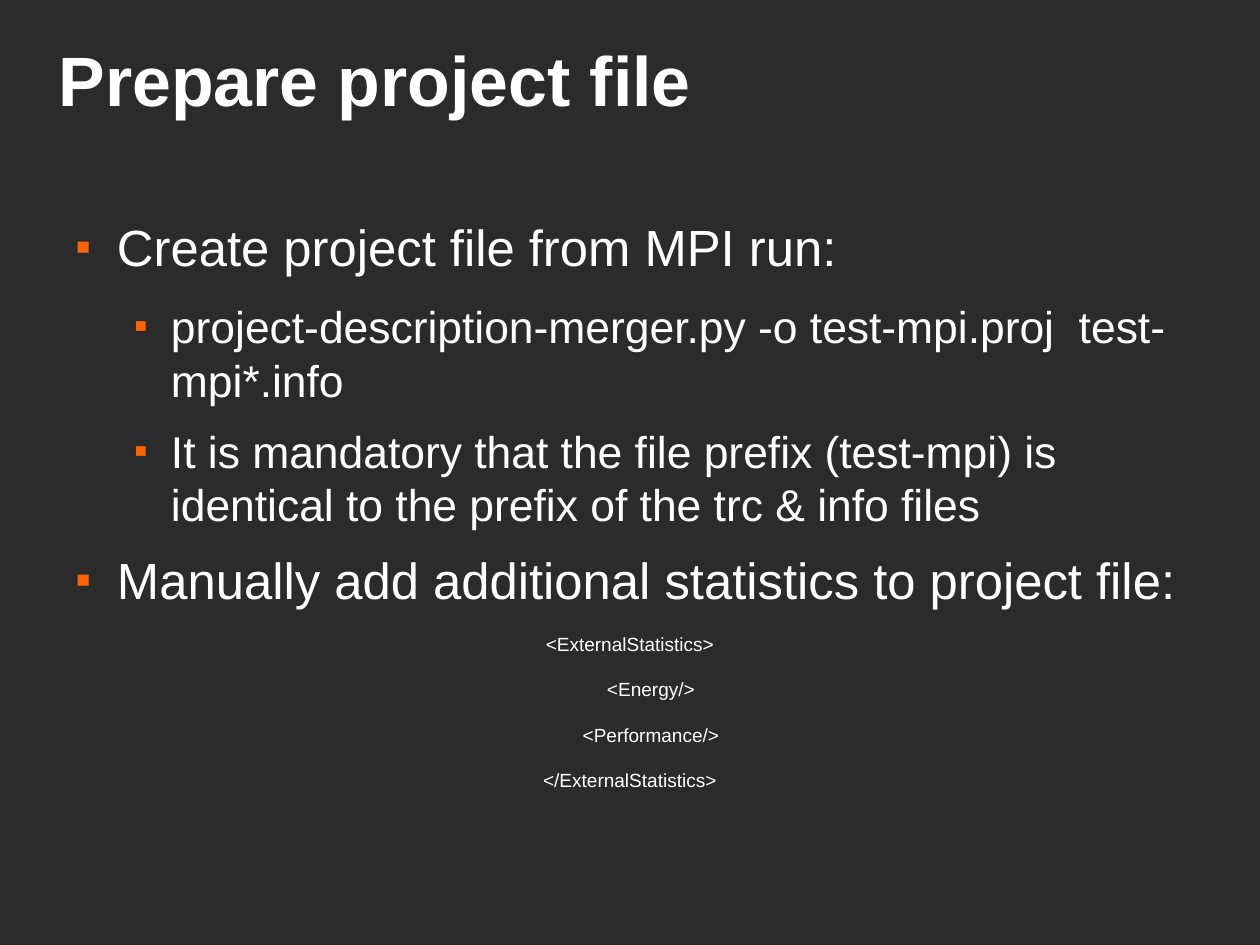
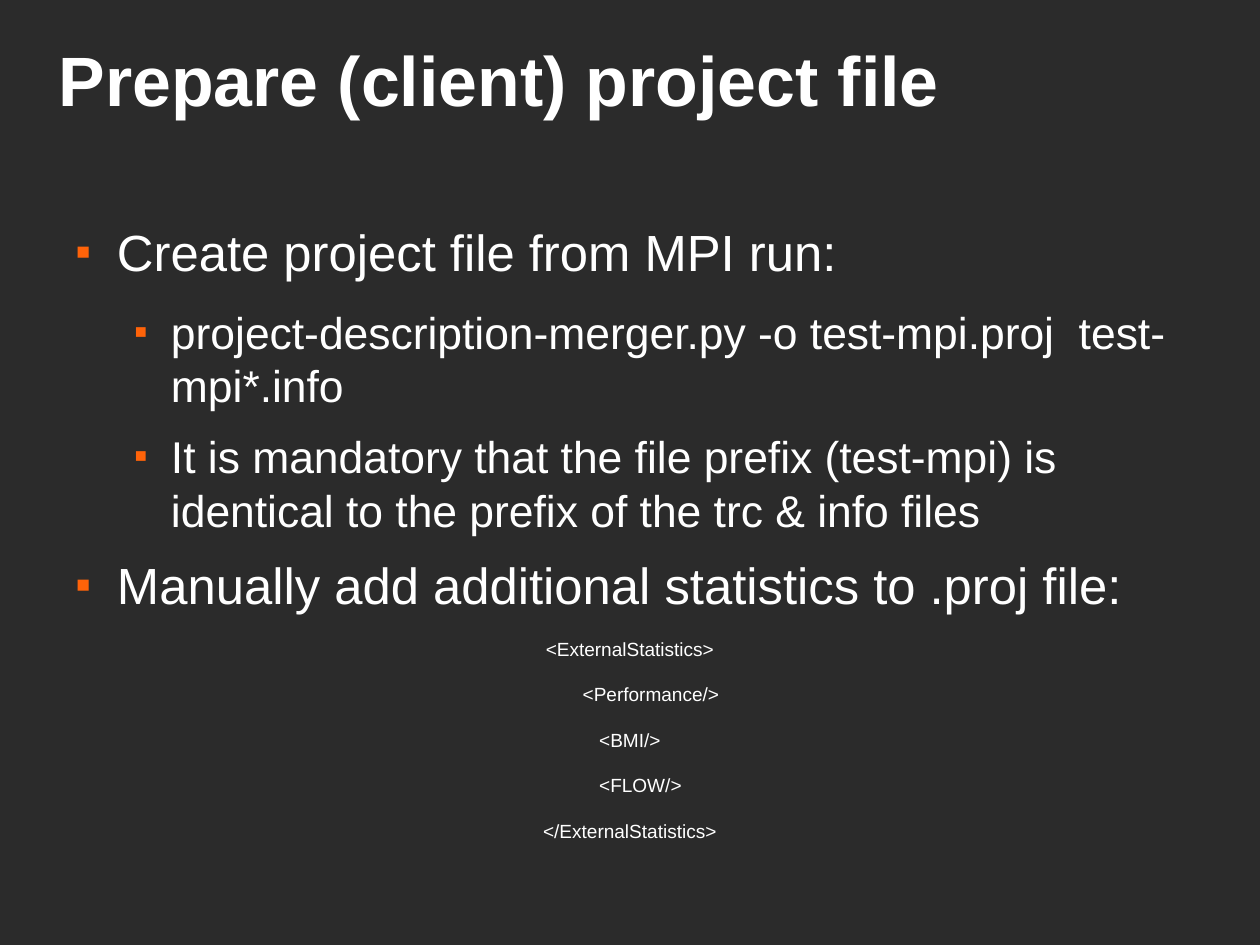
Before and after one commit to JulianKunkel/hdtrace-piosim, a slide deck: slide 6 of PIOsimHD-Doc/Presentations/pvs-cluster-version-2009-07-06.odp (slide 3 before the commit). Drawn at 1260x945 pixels with LibreOffice and Linux fonts; fonts in the diff are those of the drawing; background and template pictures are left out; a plain dark background stands for a picture behind light text. Boxes give left, top, right and bottom in pixels: in the first picture for what was removed or moved away, otherwise in the second. Text is boxed around its words. In the diff, an @@ line names an element or a change of style, - is before the commit and + after.

```diff
--- a/PIOsimHD-Doc/Presentations/pvs-cluster-version-2009-07-06.odp
+++ b/PIOsimHD-Doc/Presentations/pvs-cluster-version-2009-07-06.odp
@@ title at (59, 55, 939, 120): text changed @@
-Prepare project file
+Prepare (client) project file
@@ text at (117, 567, 1121, 615): text changed @@
-■ Manually add additional statistics to project file:
+■ Manually add additional statistics to .proj file:
@@ text at (607, 682, 695, 700): paragraph removed @@
-<Energy/>
@@ text at (599, 733, 681, 792): paragraphs added @@
+<BMI/>
+<FLOW/>
```
Also in this commit, not shown: 1 other slide changed, 5 slides added.
